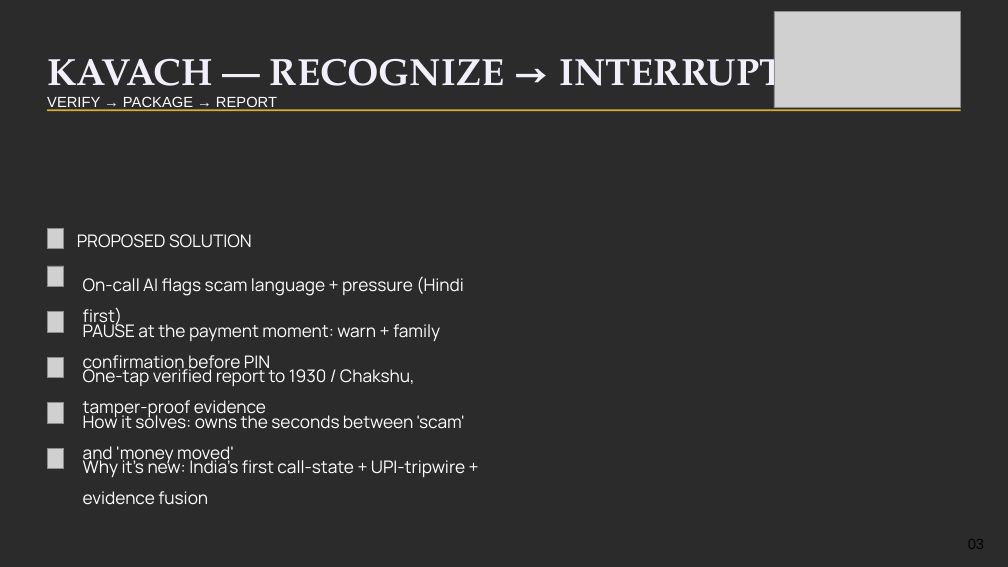
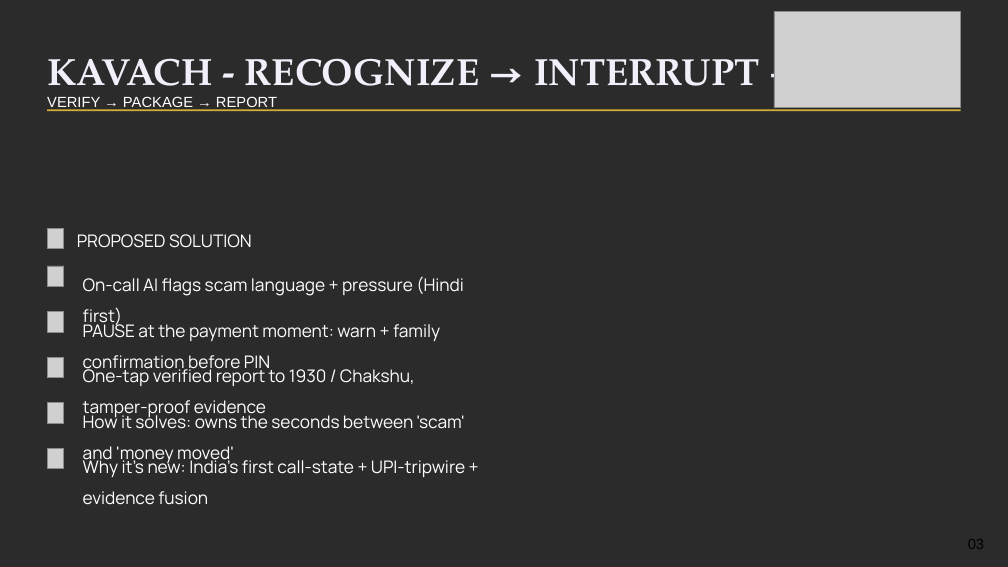
Before and after one commit to harshgounder/eldershield, a slide deck: slide 3 of assets/Kavach_IIC3_deck_v2.pptx. Drawn at 1008x567 pixels with LibreOffice and Linux fonts; fonts in the diff are those of the drawing; grey boxes stand for pictures; background and template pictures are left out; a plain dark background stands for a picture behind light text. Boxes give left, top, right and bottom in pixels: in the first picture for what was removed or moved away, otherwise in the second. Text is boxed around its words. In the diff, an @@ line names an element or a change of style, - is before the commit and + after.

Commit message:
hygiene: strip machine paths and venv refs, remove em dashes from tracked text, fix deck XML dashes (v1/v2)

```diff
--- a/assets/Kavach_IIC3_deck_v2.pptx
+++ b/assets/Kavach_IIC3_deck_v2.pptx
@@ text at [47,58,759,98]: text changed @@
-KAVACH — RECOGNIZE → INTERRUPT →
+KAVACH - RECOGNIZE → INTERRUPT →
```
Also in this commit, not shown: 7 other slides changed, 39 other files.
